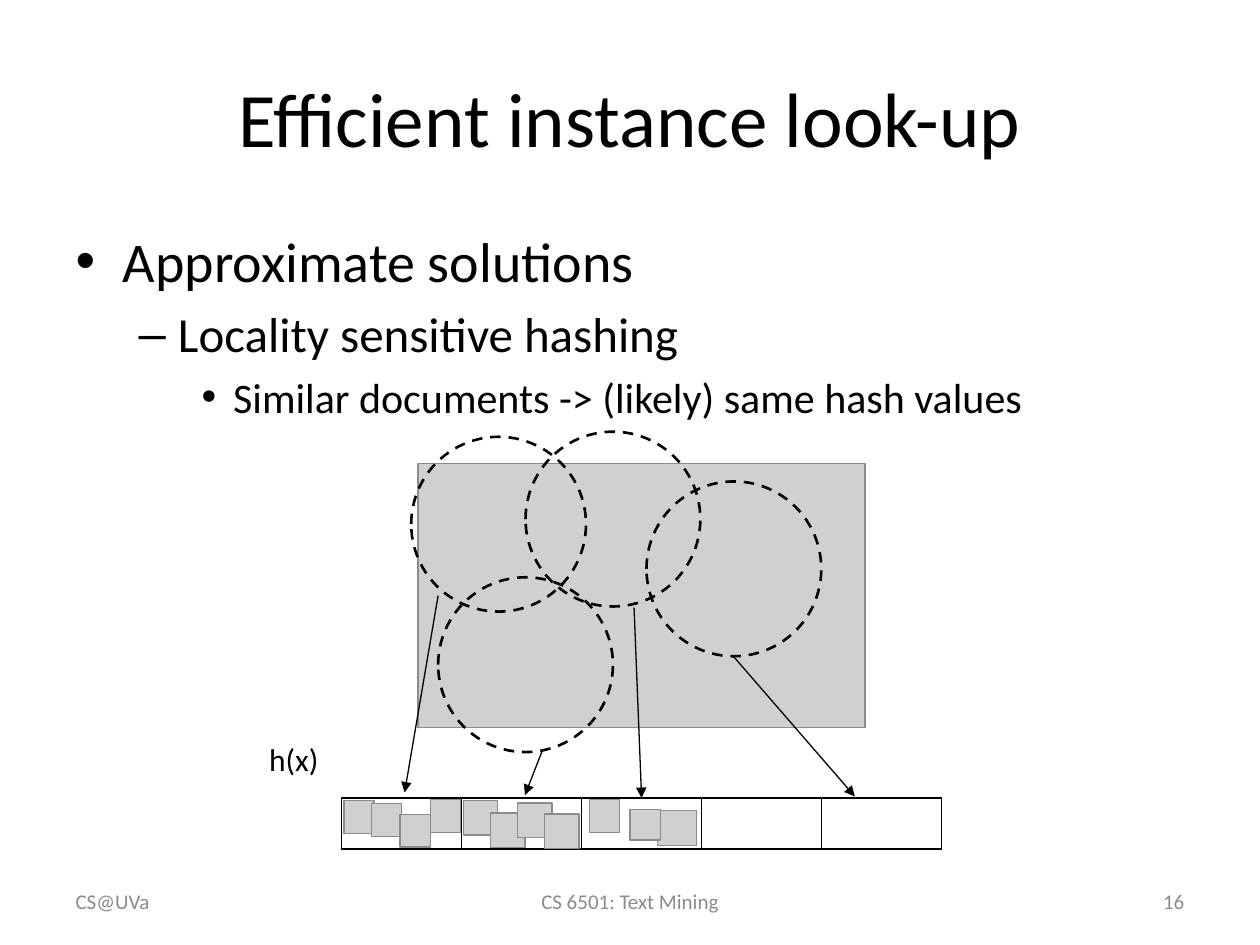
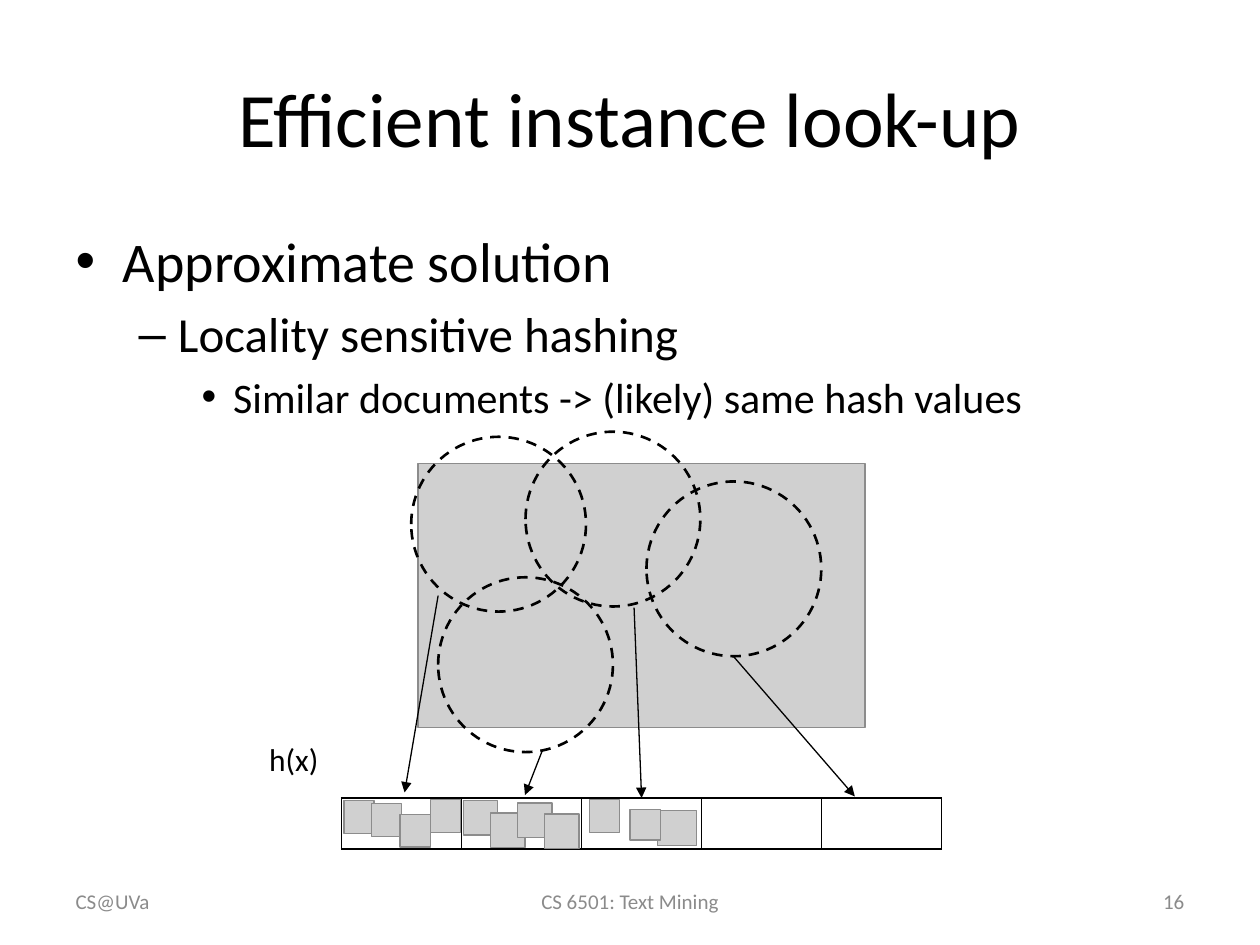
Before and after one commit to wang296/CS6501-Text-Mining, a slide deck: slide 16 of docs/kNN & Naïve Bayes.pptx. Drawn at 1260x945 pixels with LibreOffice and Linux fonts; fonts in the diff are those of the drawing; grey boxes stand for pictures; background and template pictures are left out. Boxes give left, top, right and bottom in pixels: in the first picture for what was removed or moved away, otherwise in the second. Text is boxed around its words. In the diff, an @@ line names an element or a change of style, - is before the commit and + after.

```diff
--- a/docs/kNN & Naïve Bayes.pptx
+++ b/docs/kNN & Naïve Bayes.pptx
@@ text at (123,243,612,291): text changed @@
-• Approximate solutions
+• Approximate solution
```
Also in this commit, not shown: 5 other files.
